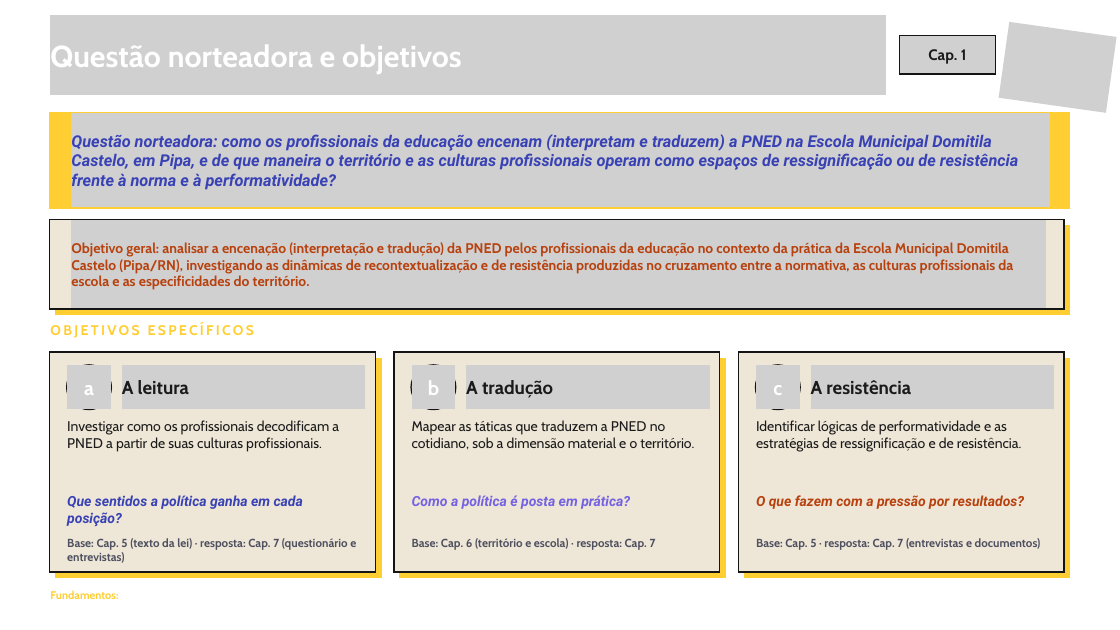
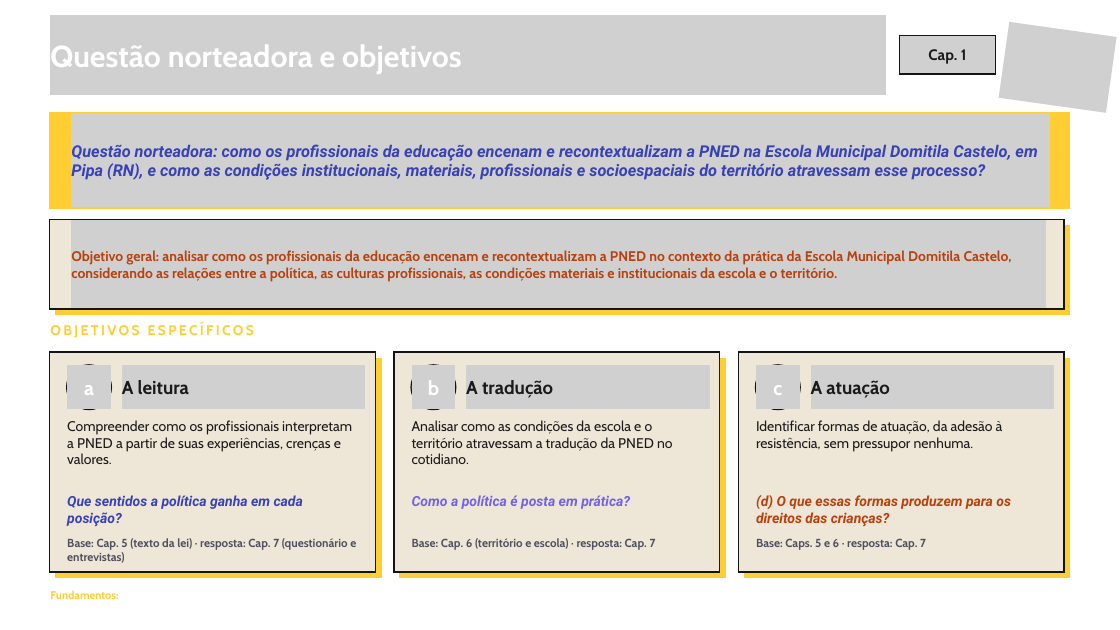
Before and after one commit to yzynya-beep/Tese, a slide deck: slide 6 of apresentacao_qualificacao/Seminario_qualificacao_20_slides_novo_projeto.pptx. Drawn at 1120x630 pixels with LibreOffice and Linux fonts; fonts in the diff are those of the drawing; grey boxes stand for pictures; background and template pictures are left out. Boxes give left, top, right and bottom in pixels: in the first picture for what was removed or moved away, otherwise in the second. Text is boxed around its words. In the diff, an @@ line names an element or a change of style, - is before the commit and + after.

```diff
--- a/apresentacao_qualificacao/Seminario_qualificacao_20_slides_novo_projeto.pptx
+++ b/apresentacao_qualificacao/Seminario_qualificacao_20_slides_novo_projeto.pptx
@@ text at [71, 144, 1037, 180]: text changed @@
-Questão norteadora: como os profissionais da educação encenam (interpretam e traduzem) a PNED na Escola Municipal Domitila Castelo, em Pipa, e de que maneira o território e as culturas profissionais operam como espaços de ressignificação ou de resistência frente à norma e à performatividade?
+Questão norteadora: como os profissionais da educação encenam e recontextualizam a PNED na Escola Municipal Domitila Castelo, em Pipa (RN), e como as condições institucionais, materiais, profissionais e socioespaciais do território atravessam esse processo?
@@ text at [71, 250, 1012, 282]: text changed @@
-Objetivo geral: analisar a encenação (interpretação e tradução) da PNED pelos profissionais da educação no contexto da prática da Escola Municipal Domitila Castelo (Pipa/RN), investigando as dinâmicas de recontextualização e de resistência produzidas no cruzamento entre a normativa, as culturas profissionais da escola e as especificidades do território.
+Objetivo geral: analisar como os profissionais da educação encenam e recontextualizam a PNED no contexto da prática da Escola Municipal Domitila Castelo, considerando as relações entre a política, as culturas profissionais, as condições materiais e institucionais da escola e o território.
@@ text at [811, 380, 889, 398]: text changed @@
-A resistência
+A atuação
@@ text at [67, 420, 352, 464]: text changed @@
-Investigar como os profissionais decodificam a PNED a partir de suas culturas profissionais.
+Compreender como os profissionais interpretam a PNED a partir de suas experiências, crenças e valores.
@@ text at [412, 420, 673, 464]: text changed @@
-Mapear as táticas que traduzem a PNED no cotidiano, sob a dimensão material e o território.
+Analisar como as condições da escola e o território atravessam a tradução da PNED no cotidiano.
@@ text at [756, 420, 1003, 452]: text changed @@
-Identificar lógicas de performatividade e as estratégias de ressignificação e de resistência.
+Identificar formas de atuação, da adesão à resistência, sem pressupor nenhuma.
@@ text at [756, 495, 1011, 526]: text changed @@
-O que fazem com a pressão por resultados?
+(d) O que essas formas produzem para os direitos das crianças?
@@ text at [756, 538, 926, 550]: text changed @@
-Base: Cap. 5 · resposta: Cap. 7 (entrevistas e documentos)
+Base: Caps. 5 e 6 · resposta: Cap. 7
```
Also in this commit, not shown: 9 other slides changed, 6 other files.
